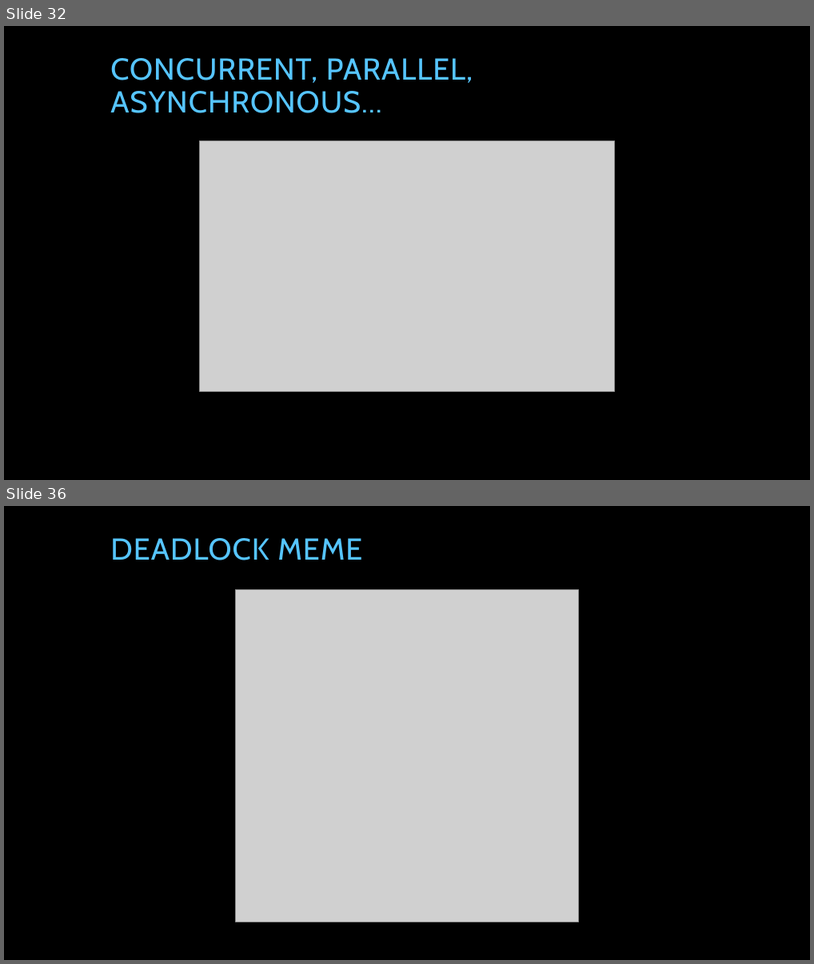
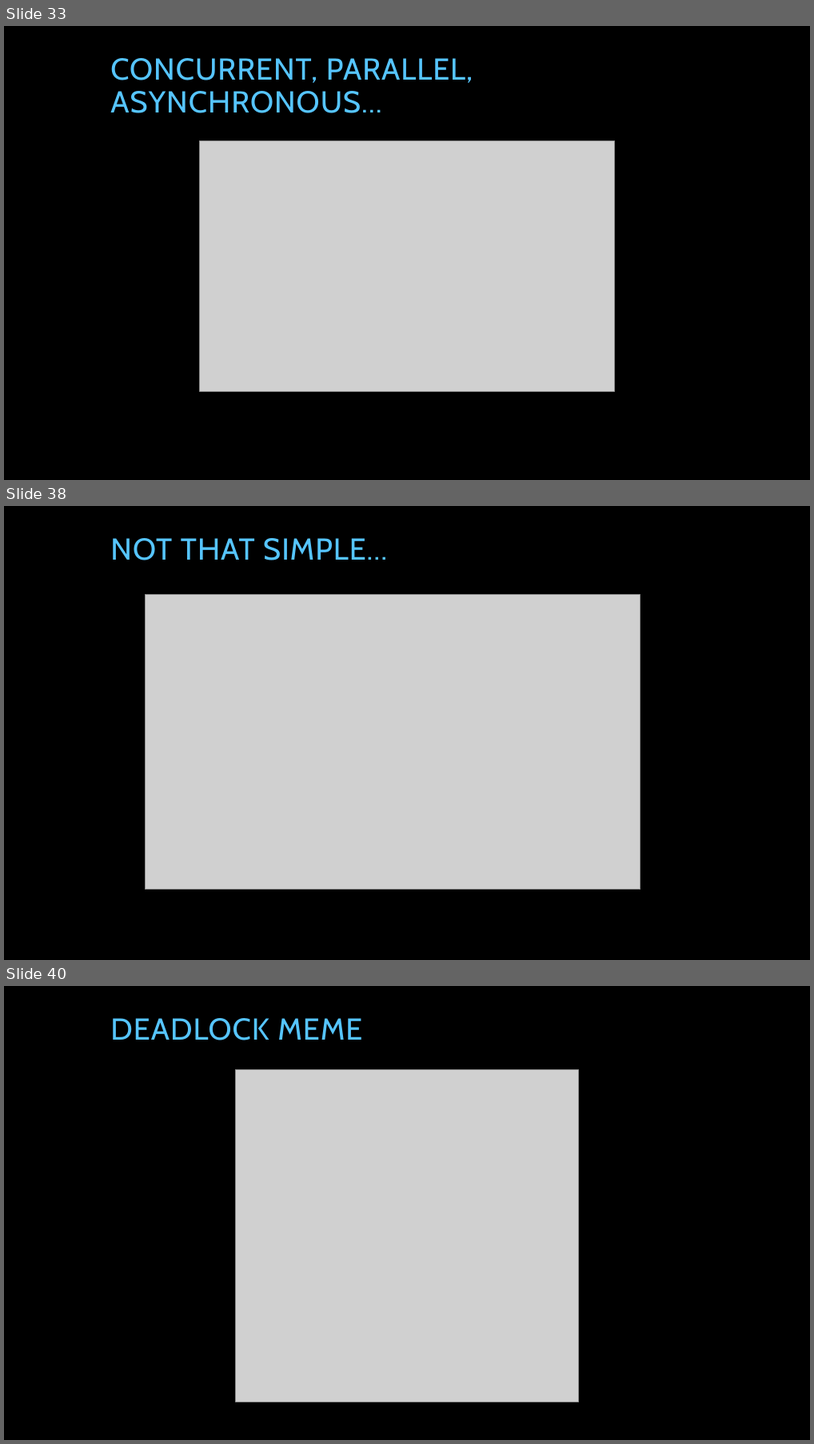
Before and after one commit to tpierrain/talk-AsyncAwait, a slide deck: AsyncAwait...ohWait.pptx. Shown one above the other, each under a label of ours: slides 32 and 36 before the commit, slides 33, 38 and 40 after it; the slides between them are not shown. The pictures are 814x964 and 814x1444 pixels, drawn with LibreOffice and Linux fonts; fonts in the diff are those of the drawing; grey boxes stand for pictures; background and template pictures are left out. Boxes give left, top, right and bottom in pixels: in the first picture for what was removed or moved away, otherwise in the second. Text is boxed around its words. In the diff, an @@ line names an element or a change of style, - is before the commit and + after.

```diff
--- a/AsyncAwait...ohWait.pptx
+++ b/AsyncAwait...ohWait.pptx
@@ slide 38 added at box(4, 506, 810, 960), background picture (left out) @@
@@ title added at box(110, 538, 387, 560), 36 pt, text #56C5FF @@
+NOT THAT SIMPLE…
@@ picture added at box(146, 595, 641, 889) @@
@@ what was slide 32 is now slide 33 @@
@@ what was slide 36 is now slide 40 @@
```
Also in this commit, not shown: 27 slides changed, 3 other slides added.
